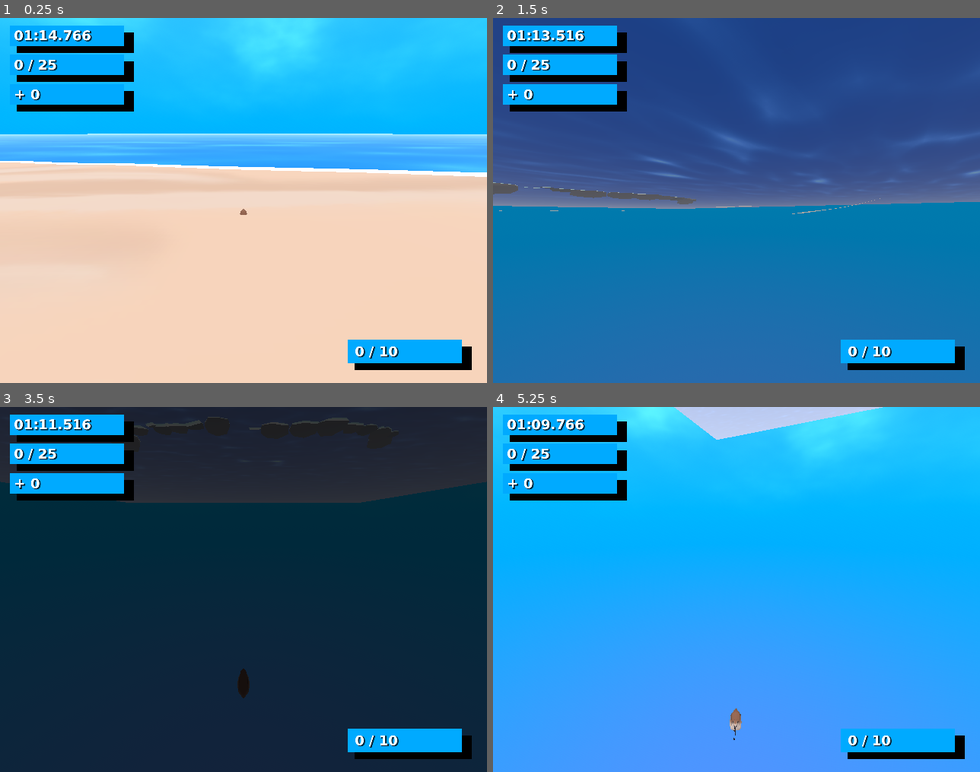
Above: before the commit, frames 1-4 (two rows, left to right).
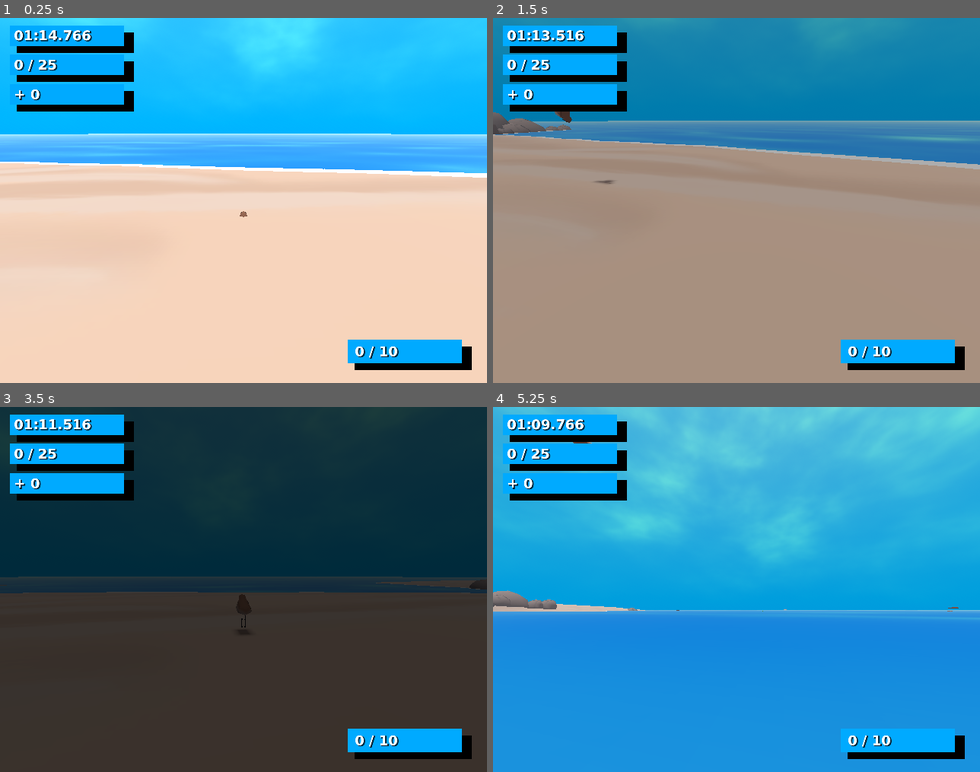
Above: after the commit, the same moments.

Repository: m-2ne-jr/treasuresoftheseaking
Game: Godot game, scene res://Environment/Main.tscn
The game is run twice, just before and just after one commit, with the same random seed, the same clock (stepped at 60 frames per second) and the same inputs. Sound files missing from this copy of the repository are replaced by a short silence.
Inputs (mouse positions are in pixels of both pictures, inside the frame that each line leads up to):
- Up to frame 1 (0.25 s): no input
- Up to frame 2 (1.5 s): move the mouse to (843, 182) at 0.52 s; hold D (move_right) 0.53-1.28 s; tap K (camera_down) at 0.6 s; tap J (camera_left) at 0.8, 1.35 s; move the mouse to (639, 218) at 1.27 s; hold S (move_backward) from 1.28 s (still down)
- Up to frame 3 (3.5 s): tap L (camera_right) at 1.55, 2.1 s; move the mouse to (292, 509) at 2.02 s; release S (move_backward) at 2.03 s; hold D (move_right) 2.03-2.78 s; tap I (camera_up) at 2.3, 2.85 s; move the mouse to (219, 662) at 2.77 s; hold W (move_forward) from 2.78 s (still down); tap K (camera_down) at 3.05 s
- Up to frame 4 (5.25 s): move the mouse to (882, 644) at 3.52 s; release W (move_forward) at 3.53 s; hold A (move_left) 3.53-5.03 s; tap K (camera_down) at 3.6 s; tap J (camera_left) at 3.8, 4.35 s; move the mouse to (590, 534) at 4.27 s; tap L (camera_right) at 4.55, 5.1 s; move the mouse to (760, 589) at 5.02 s; hold S (move_backward) from 5.03 s (still down)

The runs differ from the first frame. In frame 1, 0.4% of the frame differs, in the area x 0-100%, y 31-55%; in frame 2, 92%; in frame 3, 54%; in frame 4, 92%, in the area x 0-100%, y 0-100%.

Commit message:
Added new control schemes.
Created three control schema:
- Keyboard + Mouse
- Keyboard Only
- Mouse Only

Diff:
--- a/Characters/Bird/PlayerBird.tscn
+++ b/Characters/Bird/PlayerBird.tscn
@@ -16,6 +16,7 @@
 [ext_resource type="Script" uid="uid://bki6tcu7r0b2f" path="res://Characters/Bird/Components/TreasureLauncher/TreasureLauncher.gd" id="7_8tmxq"]
 [ext_resource type="PackedScene" uid="uid://b2ywevylicpkq" path="res://Characters/Bird/Components/Footstep/FootstepEmitter.tscn" id="9_1g0wi"]
 [ext_resource type="PackedScene" uid="uid://8x1getyq04ka" path="res://Characters/Bird/Components/Ragdool/RagdollComponent.tscn" id="14_81dn4"]
+[ext_resource type="Script" uid="uid://dx7fsdvwc7q82" path="res://Characters/PlayerControl/ControlManager.gd" id="17_4egr7"]
 
 [sub_resource type="CapsuleShape3D" id="CapsuleShape3D_3buuc"]
 radius = 0.9550781
@@ -197,7 +198,7 @@
 [node name="Hitbox" type="Node3D" parent="." unique_id=30825886]
 
 [node name="RootAttachment" type="BoneAttachment3D" parent="Hitbox" unique_id=995755277]
-transform = Transform3D(0.07463372, -2.0549299e-15, 5.3382177e-08, 1.3197382e-09, 0.074610904, -0.0018451256, -5.3365863e-08, 0.0018451256, 0.074610904, 2.1676804e-17, 0.13231549, -0.00069783867)
+transform = Transform3D(0.07463372, -2.0549299e-15, 5.3382177e-08, 1.3197382e-09, 0.074610904, -0.0018451256, -5.3365863e-08, 0.0018451256, 0.074610904, -1.3032503e-10, 0.14403427, -0.0006978386)
 bone_name = "Root"
 bone_idx = 0
 use_external_skeleton = true
@@ -227,29 +228,29 @@
 bones/0/parent = -1
 bones/0/rest = Transform3D(1, -2.842171e-14, 7.152555e-07, 1.7682869e-08, 0.99969435, -0.024722412, -7.150369e-07, 0.024722412, 0.99969435, 0, -0.11442864, -0.009350181)
 bones/0/enabled = true
-bones/0/position = Vector3(2.9044252e-16, 0.064508215, -0.00935018)
+bones/0/position = Vector3(-1.746195e-09, 0.22152558, -0.009350179)
 bones/0/rotation = Quaternion(0.0123621505, 3.576004e-07, 4.4210617e-09, 0.9999236)
 bones/0/scale = Vector3(1, 1, 1)
 bones/1/name = "Leg.L"
 bones/1/parent = 0
 bones/1/rest = Transform3D(8.9406956e-07, -2.4214378e-08, -1.0000002, -0.024722483, -0.99969405, 2.103363e-09, -0.9996943, 0.024722477, -8.943952e-07, 0.18673052, 0.076452374, 0.007462505)
 bones/1/enabled = true
-bones/1/position = Vector3(0.18673043, 0.07842745, 0.08732815)
-bones/1/rotation = Quaternion(0.7059333, -0.04072606, -0.70593274, 0.04072603)
+bones/1/position = Vector3(0.18673074, 0.06785694, -0.34011006)
+bones/1/rotation = Quaternion(0.68682885, 0.16812676, -0.6868282, -0.16812666)
 bones/1/scale = Vector3(0.99999994, 0.9999997, 1.0000002)
 bones/2/name = "Calf.L"
 bones/2/parent = 1
 bones/2/rest = Transform3D(0.99999994, 7.23392e-15, 2.648038e-08, -7.357553e-15, 0.99999994, 4.668849e-09, -2.648038e-08, -4.668849e-09, 0.99999994, 2.2296262e-15, 0.6842629, 1.9504226e-08)
 bones/2/enabled = true
 bones/2/position = Vector3(2.2296262e-15, 0.6842629, 1.9504226e-08)
-bones/2/rotation = Quaternion(1.349814e-09, 1.1932606e-08, 0.38851446, 0.9214426)
+bones/2/rotation = Quaternion(-3.9783288e-08, 1.7141394e-10, 0.15457083, 0.9879818)
 bones/2/scale = Vector3(0.99999994, 0.99999994, 0.99999994)
 bones/3/name = "Foot.L"
 bones/3/parent = 2
 bones/3/rest = Transform3D(0.6757247, -0.73715407, -8.477065e-08, 0.737154, 0.67572474, 2.4998062e-07, -1.2699262e-07, -2.3140714e-07, 0.99999994, -5.078005e-15, 0.7670453, 1.4901161e-08)
 bones/3/enabled = true
 bones/3/position = Vector3(-5.078005e-15, 0.7670453, 1.4901161e-08)
-bones/3/rotation = Quaternion(-1.7791571e-07, -5.367557e-08, 0.118949205, 0.9929004)
+bones/3/rotation = Quaternion(-1.4080564e-07, -1.859265e-08, 0.08512688, 0.9963702)
 bones/3/scale = Vector3(0.99999994, 1, 0.99999994)
 bones/4/name = "Body_2"
 bones/4/parent = 0
@@ -269,22 +270,22 @@
 bones/6/parent = 0
 bones/6/rest = Transform3D(-3.576278e-07, -2.1420414e-08, 1.0000002, 0.024722487, -0.9996941, -1.2572424e-08, 0.9996942, 0.024722485, 3.5804823e-07, -0.18673052, 0.076452374, 0.0074622375)
 bones/6/enabled = true
-bones/6/position = Vector3(-0.18673024, 0.066606656, -0.39066792)
-bones/6/rotation = Quaternion(0.6947647, -0.13153675, 0.694765, -0.1315368)
+bones/6/position = Vector3(-0.18673052, 0.07688516, 0.024961874)
+bones/6/rotation = Quaternion(0.6958164, 0.12585491, 0.6958166, 0.12585495)
 bones/6/scale = Vector3(0.9999999, 0.99999976, 1.0000002)
 bones/7/name = "Calf.R"
 bones/7/parent = 6
 bones/7/rest = Transform3D(1, -1.1324539e-14, 2.6515877e-08, 1.1448338e-14, 1, -4.668847e-09, -2.651588e-08, 4.6688475e-09, 0.99999994, -1.5670321e-15, 0.6842628, 1.0298098e-08)
 bones/7/enabled = true
 bones/7/position = Vector3(-1.5670321e-15, 0.6842628, 1.0298098e-08)
-bones/7/rotation = Quaternion(-5.8050812e-08, 3.528822e-08, -0.21015072, 0.9776691)
+bones/7/rotation = Quaternion(-6.1159477e-09, 3.880367e-08, -0.3403995, 0.9402809)
 bones/7/scale = Vector3(1, 1, 0.99999994)
 bones/8/name = "Foot.R"
 bones/8/parent = 7
 bones/8/rest = Transform3D(0.6757247, 0.737154, 8.5012246e-08, -0.737154, 0.6757247, 2.496713e-07, 1.2660134e-07, -2.3137619e-07, 0.99999994, 1.5252903e-15, 0.7670453, 1.4901161e-08)
 bones/8/enabled = true
 bones/8/position = Vector3(1.5252903e-15, 0.7670453, 1.4901161e-08)
-bones/8/rotation = Quaternion(-1.3087046e-07, 2.1561455e-09, -0.14049669, 0.99008113)
+bones/8/rotation = Quaternion(-1.356859e-07, 2.8466767e-08, 0.0011043249, 0.9999994)
 bones/8/scale = Vector3(0.99999994, 0.99999994, 0.99999994)
 
 [node name="Body" type="MeshInstance3D" parent="Skin/Armature/Skeleton3D" unique_id=971711204]
@@ -321,7 +322,7 @@
 [node name="FootstepEmitters" type="Node3D" parent="." unique_id=1433568092]
 
 [node name="FootRAttachment" type="BoneAttachment3D" parent="FootstepEmitters" unique_id=1718051221]
-transform = Transform3D(1.806932e-08, -2.6761212e-08, 0.074633725, 0.022514297, -0.07115684, -2.9160832e-08, 0.071156844, 0.022514297, -1.9612678e-08, -0.013936405, 0.033717014, -0.048157636)
+transform = Transform3D(9.116564e-09, 5.0385713e-09, 0.07463372, 0.063814804, -0.03870219, -4.1451766e-09, 0.038702197, 0.06381481, -1.09997895e-08, -0.013936364, 0.07188546, 0.06702161)
 bone_name = "Foot.R"
 bone_idx = 8
 use_external_skeleton = true
@@ -331,7 +332,7 @@
 transform = Transform3D(0.9999999, 5.9604645e-08, -1.210427e-07, -2.9802322e-08, 0.9999999, -1.3169961e-07, 8.123919e-08, 8.724625e-08, 1, -0.14391506, 0.13192216, 5.9604645e-08)
 
 [node name="FootLAttachment" type="BoneAttachment3D" parent="FootstepEmitters" unique_id=1335303031]
-transform = Transform3D(-3.5245933e-09, 2.5664411e-08, -0.07463372, -0.06740475, -0.032043513, -8.116391e-09, -0.032043524, 0.06740477, 1.6166485e-08, 0.013936387, 0.05105003, 0.055013128)
+transform = Transform3D(1.5642701e-08, 2.2678266e-08, -0.07463372, 0.0017919013, -0.07461219, -2.0766363e-08, -0.07461219, -0.0017918879, -1.9242293e-08, 0.013936395, 0.04885851, -0.06171275)
 bone_name = "Foot.L"
 bone_idx = 3
 use_external_skeleton = true
@@ -367,7 +368,7 @@
 carry_point = ExtResource("6_vcdi6")
 
 [node name="RootAttachment" type="BoneAttachment3D" parent="CarrierComponent" unique_id=1614955644]
-transform = Transform3D(0.07463372, 1.2641862e-15, 5.3382156e-08, 1.3197378e-09, 0.074610904, -0.0018451256, -5.336585e-08, 0.0018451256, 0.074610904, 8.014732e-15, 0.1470012, -0.00069784065)
+transform = Transform3D(0.07463372, 1.2641862e-15, 5.3382156e-08, 1.3197378e-09, 0.074610904, -0.0018451256, -5.336585e-08, 0.0018451256, 0.074610904, -1.3031642e-10, 0.15871999, -0.0006978406)
 bone_name = "Root"
 bone_idx = 0
 use_external_skeleton = true
@@ -381,7 +382,7 @@
 spawn_force = 4
 
 [node name="HeadAttachment" type="BoneAttachment3D" parent="CarrierComponent" unique_id=948225173]
-transform = Transform3D(0.07463371, -4.968614e-15, 3.5588094e-08, 1.5478776e-08, 0.067204535, -0.032461334, -3.204561e-08, 0.03246134, 0.06720452, -2.6040427e-15, 0.25613722, 0.054281436)
+transform = Transform3D(0.07463371, -4.968614e-15, 3.5588094e-08, 1.5478776e-08, 0.067204535, -0.032461334, -3.204561e-08, 0.03246134, 0.06720452, -1.3032704e-10, 0.26785603, 0.054281436)
 bone_name = "Head"
 bone_idx = 5
 use_external_skeleton = true
@@ -391,7 +392,7 @@
 transform = Transform3D(26.81, -8.943271e-13, 1.6819842e-12, 0, 23.671824, 12.5865345, -1.9049651e-12, -12.5865345, 23.671824, 1.2372892e-08, 0.835236, -0.25471264)
 
 [node name="BodyAttachment" type="BoneAttachment3D" parent="CarrierComponent" unique_id=759433821]
-transform = Transform3D(0.07463372, -7.128165e-15, 1.7794033e-08, 8.7843155e-09, 0.06490533, -0.03684409, -1.5474624e-08, 0.036844093, 0.06490533, 7.99408e-15, 0.15984406, -0.00038023738)
+transform = Transform3D(0.07463372, -7.128165e-15, 1.7794033e-08, 8.7843155e-09, 0.06490533, -0.03684409, -1.5474624e-08, 0.036844093, 0.06490533, -1.3031644e-10, 0.17156285, -0.0003802373)
 bone_name = "Body_2"
 bone_idx = 4
 use_external_skeleton = true
@@ -404,6 +405,9 @@
 transform = Transform3D(26.81, -2.6334092e-06, 5.8551027e-06, -8.472856e-07, 22.785578, 14.127758, -6.363897e-06, -14.127758, 22.785578, -3.2653955e-07, -0.09809367, -1.8161951)
 
 [node name="RagdollComponent" parent="." unique_id=917154650 instance=ExtResource("14_81dn4")]
+
+[node name="ControlManager" type="Node" parent="." unique_id=1181192819]
+script = ExtResource("17_4egr7")
 
 [connection signal="treasure_drop_requested" from="." to="CarrierComponent" method="on_treasure_drop_requested"]
 [connection signal="area_entered" from="Hitbox/RootAttachment/HitboxArea" to="." method="_on_hitbox_area_entered"]
--- a/Characters/PlayerControl/CameraController.gd
+++ b/Characters/PlayerControl/CameraController.gd
@@ -1,3 +1,4 @@
+class_name CameraController
 extends Node3D
 
 @export var cam_offset: float = 0.33
@@ -19,27 +20,25 @@
 
 	set_camera_movement.call_deferred(true)
 
-func _physics_process(_delta: float) -> void:
-	var input_x := 0.0
-	var input_y := 0.0
 
-	if can_move:
-		input_x = Input.get_axis("camera_up", "camera_down")
-		input_y = Input.get_axis("camera_left", "camera_right")
-
-	if input_x || input_y:
-		var clamped_x: float = clampf(
-			global_rotation_degrees.x + input_x * senstivity,
-			CAMERA_Y_MIN_DEG,
-			CAMERA_Y_MAX_DEG
-		)
-		global_rotation.x = deg_to_rad(clamped_x)
-		global_rotation.y += deg_to_rad(input_y * senstivity)
-
+func follow_target(parent: Node3D) -> void:
 	var offsetPos: Vector3 = Vector3(0, cam_offset, 0)
-	var parent: Node3D = get_parent()
 	if position.distance_to(parent.position + offsetPos) > CAMERA_MARGIN:
 		position = position.lerp(parent.position + offsetPos, interpolation_speed)
 
+
+func rotate_camera(input: Vector2) -> void:
+	if !can_move:
+		return
+
+	var clamped_x: float = clampf(
+		global_rotation_degrees.x + input.x * senstivity,
+		CAMERA_Y_MIN_DEG,
+		CAMERA_Y_MAX_DEG
+	)
+	global_rotation.x = deg_to_rad(clamped_x)
+	global_rotation.y += deg_to_rad(input.y * senstivity)
+
+
 func set_camera_movement(state: bool) -> void:
 	can_move = state
--- /dev/null
+++ b/Characters/PlayerControl/ControlManager.gd
@@ -0,0 +1,85 @@
+class_name ControlManager
+extends Node
+
+enum Schema {
+	KEYBOARD_HYBRID,
+	KEYBOARD_ONLY,
+	MOUSE_ONLY
+}
+
+const DEFAULT_SCHEME = Schema.KEYBOARD_HYBRID
+var current_scheme: Schema:
+	set(new_scheme):
+		match new_scheme:
+			Schema.KEYBOARD_HYBRID:
+				Input.mouse_mode = Input.MOUSE_MODE_CAPTURED
+			Schema.KEYBOARD_ONLY:
+				Input.mouse_mode = Input.MOUSE_MODE_VISIBLE
+			Schema.MOUSE_ONLY:
+				Input.mouse_mode = Input.MOUSE_MODE_CAPTURED
+
+var keyboard_move_vector: Vector2:
+	get: return _get_keyboard_move_input()
+
+var camera_move_vector: Vector2:
+	get: return _get_camera_move_input()
+
+var mouse_button_vector: Vector2:
+	get: return _get_both_mouse_buttons()
+
+func _ready() -> void:
+	current_scheme = DEFAULT_SCHEME
+
+
+func get_movement_schema_input(control_scheme: Schema) -> Vector2:
+	match control_scheme:
+		Schema.KEYBOARD_HYBRID:
+			return keyboard_move_vector
+		Schema.KEYBOARD_ONLY:
+			return keyboard_move_vector
+		Schema.MOUSE_ONLY:
+			return mouse_button_vector
+	return Vector2.ZERO
+
+
+func get_camera_schema_input(control_scheme: Schema, event: InputEvent) -> Vector2:
+	match control_scheme:
+		Schema.KEYBOARD_HYBRID:
+			return _get_mouse_from_screen(event)
+		Schema.KEYBOARD_ONLY:
+			return camera_move_vector
+		Schema.MOUSE_ONLY:
+			return _get_mouse_from_screen(event)
+	return Vector2.ZERO
+
+
+func _get_keyboard_move_input() -> Vector2:
+	return Input.get_vector(
+		&"move_left",
+		&"move_right",
+		&"move_forward",
+		&"move_backward"
+	)
+
+
+func _get_camera_move_input() -> Vector2:
+	return Input.get_vector(
+		&"camera_up",
+		&"camera_down",
+		&"camera_left",
+		&"camera_right"
+	)
+
+
+func _get_both_mouse_buttons() -> Vector2:
+	var mask: int = MOUSE_BUTTON_MASK_LEFT | MOUSE_BUTTON_MASK_RIGHT
+	if (Input.get_mouse_button_mask() & mask) != mask:
+		return Vector2.ZERO
+	return Vector2.UP
+
+
+func _get_mouse_from_screen(event: InputEvent) ->  Vector2:
+	if !(event is InputEventMouseMotion):
+		return Vector2.ZERO
+	var screen_vector: Vector2 = (event as InputEventMouseMotion).screen_relative
+	return Vector2(screen_vector.y, screen_vector.x) * -1
--- a/Characters/PlayerControl/PlayerController.gd
+++ b/Characters/PlayerControl/PlayerController.gd
@@ -1,9 +1,10 @@
 class_name PlayerController
 extends CharacterBody3D
 
-@onready var cam_pivot: Node3D = %CameraPivot
+@onready var cam_pivot: CameraController = %CameraPivot
 @onready var skin: Node3D = %Skin
 
+@onready var control_manager: ControlManager = $ControlManager
 @onready var animator: AnimatorComponent = %AnimatorComponent
 @onready var hitbox_area: Area3D = %HitboxArea
 @onready var ragdoll: RagdollComponent = $RagdollComponent
@@ -30,29 +31,43 @@
 
 
 func _physics_process(delta: float) -> void:
-	var input_dir := Vector2.ZERO
-	if can_act:
-		input_dir = Input.get_vector("move_left", "move_right", "move_forward", "move_backward")
+	var input_dir: Vector2 = get_input_direction()
+	var direction: Vector3 = get_movement_direction(input_dir)
+	animator.set_movement_state(direction)
+	current_speed = get_current_velocity(direction, delta)
+	cam_pivot.follow_target(self)
 
+	if !can_act:
+		return
+
+	move_and_slide()
+
+	if direction.length() > DIR_DEADZONE:
+		rotate_skin_to_direction(Vector2(direction.x, direction.z))
+
+
+func get_input_direction() -> Vector2:
+	if !can_act:
+		return Vector2.ZERO
+	return control_manager.get_movement_schema_input(control_manager.current_scheme)
+
+
+func get_movement_direction(input: Vector2) -> Vector3:
 	var right: Vector3 = cam_pivot.global_basis.x
 	var forward: Vector3 = cam_pivot.global_basis.z
 
-	var direction: Vector3 = input_dir.x * right + input_dir.y * forward
+	var direction: Vector3 = input.x * right + input.y * forward
 	direction.y = 0
-	direction = direction.normalized()
+	return direction.normalized()
 
+
+func get_current_velocity(direction: Vector3, delta: float) -> float:
 	var cached_y_velocity: float = velocity.y
 	velocity.y = 0
 	velocity = velocity.move_toward(direction * max_speed, delta * ACCELERATION)
 	velocity.y = cached_y_velocity + get_gravity().y * delta
 
-	current_speed = velocity.length()
-
-	move_and_slide()
-	animator.set_movement_state(direction)
-
-	if direction.length() > DIR_DEADZONE:
-		rotate_skin_to_direction(Vector2(direction.x, direction.z))
+	return velocity.length()
 
 
 func rotate_skin_to_direction(dir: Vector2) -> void:
@@ -70,6 +85,17 @@
 			new_rotation,
 			SKIN_ROT_LERP_WEIGHT
 		)
+
+
+func _input(event: InputEvent) -> void:
+	const MAGNITUDE: float = 0.05
+
+	cam_pivot.rotate_camera(
+		control_manager.get_camera_schema_input(
+			control_manager.current_scheme,
+			event
+		) * MAGNITUDE
+	)
 
 
 func _unhandled_input(event: InputEvent) -> void:
Not shown, added: Characters/PlayerControl/ControlManager.gd.uid
